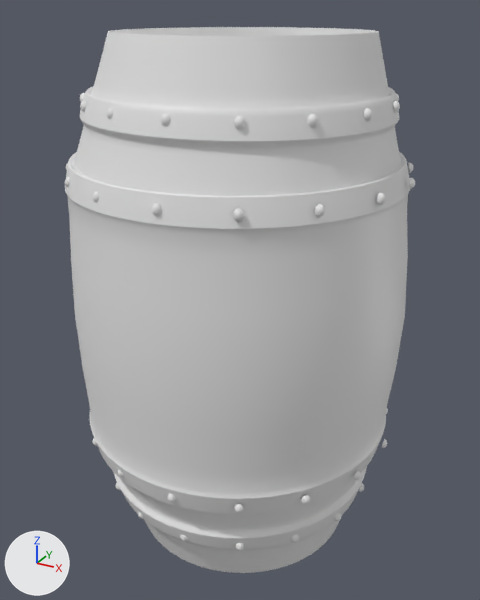
Renders of the FBX model Assets/Models/Props/Barril.fbx from each side of a commit.
Both versions are drawn from a camera (50 mm lens) standing at (0.579, -1.081, 0.986) and looking at (-0.015, -0.001, 0.446). The axes (+X, +Y, +Z) are drawn at lower left. The lights are the same throughout. Where no turn or scale is listed for an object, it has been applied to the vertices.

Objects in the first picture: 'Circle', 'Spins1', 'Spins2', 'Spins3', 'Spins4'.
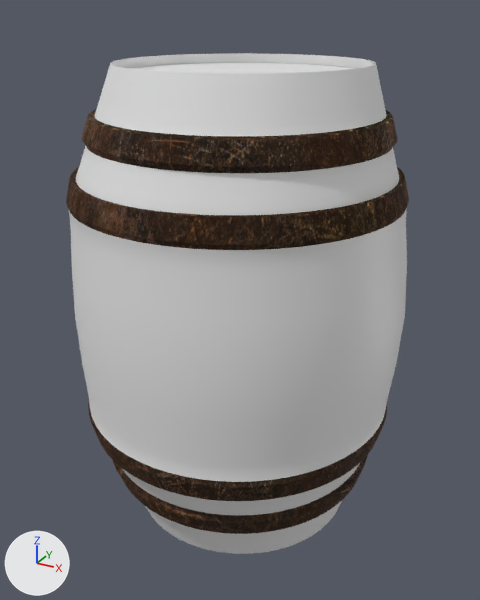
Changed parts and their boxes (x1, y1, x2, y2) in the pictures (480 x 600 px; the box of a moved part takes in the faces that stretch with it):
'Circle', surface changed, reshaped, moved (grey to brown, 8% shorter)
    before: (65, 27, 410, 573)
    after: (66, 53, 409, 554)
'Spins2', deleted
    before: (80, 93, 400, 130)
'Spins1', deleted
    before: (65, 163, 415, 222)
'Spins3', deleted
    before: (92, 408, 388, 513)
'Spins4', deleted
    before: (116, 483, 364, 551)
part 1 of me_cylinder_005, moved or reshaped
    before: (65, 27, 410, 573)
    after: (66, 53, 409, 554)
part 2 of me_cylinder_005, moved or reshaped (not visible before)
    after: (130, 63, 355, 73)

What changed in the scene script:
```text
Add img_metal_grunge_002_color_jpg:
    img_metal_grunge_002_color_jpg = load_image('Metal_grunge_002_COLOR.jpg', '../../Textures/Metal_grunge_002/Metal_grunge_002_COLOR.jpg', 1024, 1024, 'sRGB')
Change mat_metallic:
    remove mat_metallic.base_color = (0.8, 0.8, 0.8)  # white #e7e7e7
    add mat_metallic.texture = img_metal_grunge_002_color_jpg
    mat_metallic.metallic: 0.0 -> 0.772
    mat_metallic.roughness: 0.5 -> 0.902
Change me_cylinder_005:
    where me_cylinder_005.from_pydata(...)  # 5329 vertices, 5192 faces; spans x -0.341..0.309, y -0.325..0.325, z -0.05..0.95
    used by ob_circle; location = (0.0, 0.0, 0.0)
    me_cylinder_005 part 1: the loose piece of 5184 vertices spanning x -0.341..0.309, y -0.325..0.325, z -0.05..0.95 is scaled about its middle by (1, 1, 0.9), then moved by (0.0, 0.0, -0.45)
    me_cylinder_005 part 2: the loose piece of 65 vertices spanning x -0.24..0.221, y -0.23..0.231, z -0.029 is moved by (0.0, 0.0, 0.461)
Remove ob_spins2:
    ob_spins2 = bpy.data.objects.new('Spins2', me_cylinder_007)
    ob_spins2.location = (0.0, 0.0, 0.45)
Remove ob_spins3:
    ob_spins3 = bpy.data.objects.new('Spins3', me_cylinder_008)
    ob_spins3.location = (0.0, 0.0, 0.45)
Change ob_circle:
    ob_circle.location: (0.0, 0.0, 0.0) -> (0.0, 0.0, 0.45)
Remove ob_spins1:
    ob_spins1 = bpy.data.objects.new('Spins1', me_cylinder_006)
    ob_spins1.location = (0.0, 0.0, 0.45)
Remove ob_spins4:
    ob_spins4 = bpy.data.objects.new('Spins4', me_cylinder_009)
    ob_spins4.location = (0.0, 0.0, 0.45)
```
